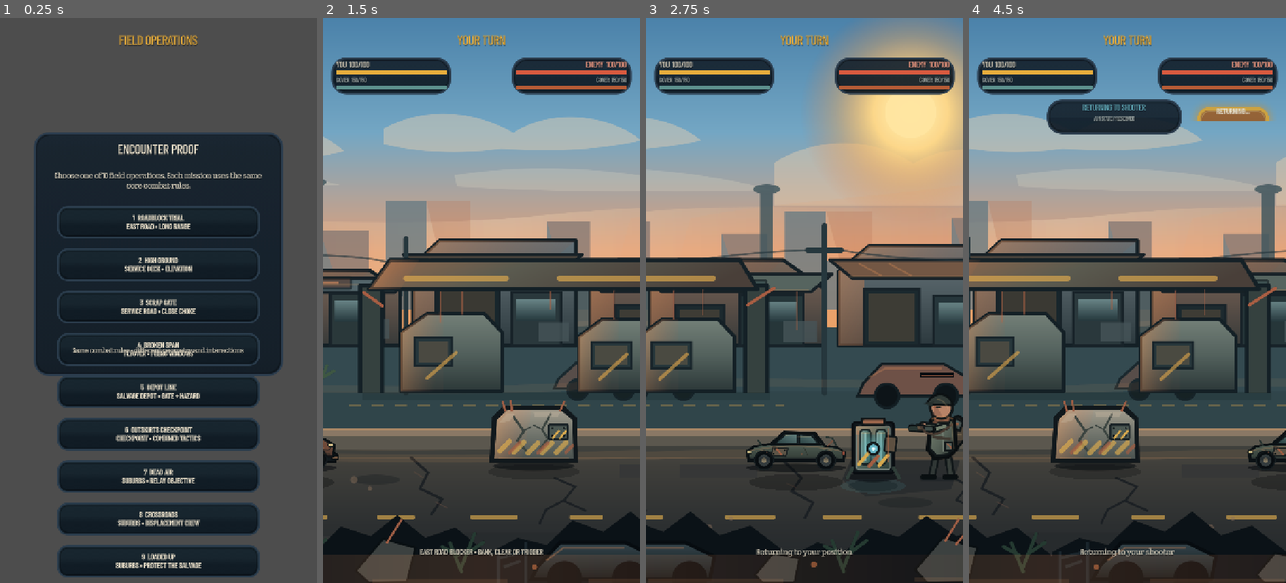
Above: before the commit, frames 1-4 (left to right).
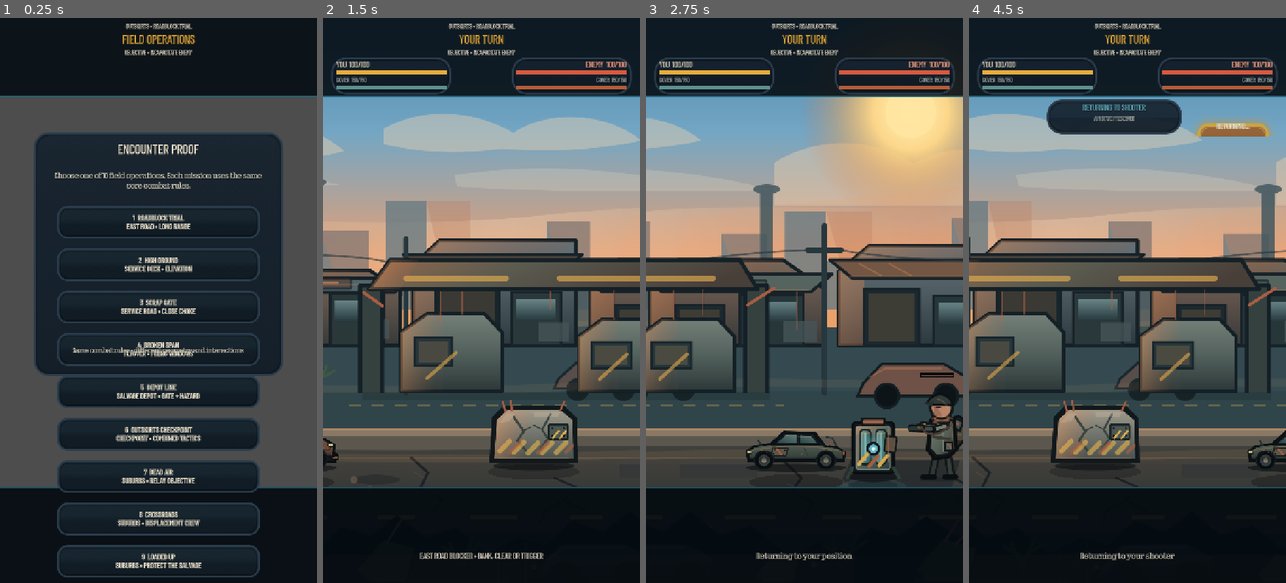
Above: after the commit, the same moments.

Repository: phantompixel-developer/FortKnocks
Game: Godot game, scene res://game/battle/battle.tscn
Two runs of this game, one before a commit and one after it. Both use one fixed random seed, a clock stepped at 60 frames per second and the inputs below. This scene is started directly instead of the project's main scene.
Inputs (mouse positions are in pixels of both pictures, inside the frame that each line leads up to):
- Up to frame 1 (0.25 s): no input
- Up to frame 2 (1.5 s): click "1 ROADBLOCK TRIAL EAST ROAD •…" at 0.5 s; click "BEGIN ENCOUNTER" at 1.25 s
- Up to frame 3 (2.75 s): move the mouse to (874, 272) at 2.02 s; click (874, 272) at 2.17 s
- Up to frame 4 (4.5 s): drag from (1064, 328) to (1111, 413) at 2.77 s; click "INSPECT ENEMY" at 3.5 s; click "RETURN TO SHOOTER" at 4.25 s

The runs differ from the first frame. In frame 1, 23% of the frame differs, in the area x 0-100%, y 0-100%; in frame 2, 23%; in frame 3, 21%; in frame 4, 24%.

Commit message:
feat: rebuild battle HUD shell around Fort Knocks visual signature

Diff:
--- a/game/battle/battle.tscn
+++ b/game/battle/battle.tscn
@@ -126,6 +126,61 @@
 grow_vertical = 2
 mouse_filter = 2
 
+[node name="TopChrome" type="ColorRect" parent="HUD/Root"]
+layout_mode = 0
+offset_right = 720.0
+offset_bottom = 180.0
+mouse_filter = 2
+color = Color(0.025, 0.055, 0.078, 0.9)
+
+[node name="TopAccent" type="ColorRect" parent="HUD/Root"]
+layout_mode = 0
+offset_top = 176.0
+offset_right = 720.0
+offset_bottom = 180.0
+mouse_filter = 2
+color = Color(0.173, 0.514, 0.62, 0.7)
+
+[node name="BottomChrome" type="ColorRect" parent="HUD/Root"]
+layout_mode = 0
+offset_top = 1062.0
+offset_right = 720.0
+offset_bottom = 1280.0
+mouse_filter = 2
+color = Color(0.02, 0.047, 0.067, 0.93)
+
+[node name="BottomAccent" type="ColorRect" parent="HUD/Root"]
+layout_mode = 0
+offset_top = 1062.0
+offset_right = 720.0
+offset_bottom = 1066.0
+mouse_filter = 2
+color = Color(0.173, 0.514, 0.62, 0.56)
+
+[node name="MissionContextLabel" type="Label" parent="HUD/Root"]
+layout_mode = 0
+offset_left = 24.0
+offset_top = 8.0
+offset_right = 696.0
+offset_bottom = 30.0
+theme_override_font_sizes/font_size = 14
+text = "OUTSKIRTS • ROADBLOCK TRIAL"
+horizontal_alignment = 1
+vertical_alignment = 1
+mouse_filter = 2
+
+[node name="MissionObjectiveLabel" type="Label" parent="HUD/Root"]
+layout_mode = 0
+offset_left = 150.0
+offset_top = 68.0
+offset_right = 570.0
+offset_bottom = 88.0
+theme_override_font_sizes/font_size = 13
+text = "OBJECTIVE • INCAPACITATE ENEMY"
+horizontal_alignment = 1
+vertical_alignment = 1
+mouse_filter = 2
+
 [node name="PlayerStatusCard" type="ColorRect" parent="HUD/Root"]
 layout_mode = 0
 offset_left = 18.0
@@ -264,11 +319,11 @@
 
 [node name="TurnLabel" type="Label" parent="HUD/Root"]
 layout_mode = 0
-offset_left = 214.0
-offset_top = 28.0
-offset_right = 506.0
-offset_bottom = 72.0
-theme_override_font_sizes/font_size = 28
+offset_left = 176.0
+offset_top = 30.0
+offset_right = 544.0
+offset_bottom = 66.0
+theme_override_font_sizes/font_size = 26
 text = "FORT KNOCKS"
 horizontal_alignment = 1
 vertical_alignment = 1
@@ -301,21 +356,21 @@
 [node name="InspectButton" type="Button" parent="HUD/Root"]
 layout_mode = 0
 offset_left = 500.0
-offset_top = 184.0
+offset_top = 220.0
 offset_right = 700.0
-offset_bottom = 238.0
+offset_bottom = 270.0
 mouse_filter = 0
 theme_override_font_sizes/font_size = 15
 text = "INSPECT ENEMY"
 
 [node name="EnemyLocatorLabel" type="Label" parent="HUD/Root"]
 layout_mode = 0
-offset_left = 198.0
-offset_top = 254.0
-offset_right = 522.0
-offset_bottom = 292.0
-theme_override_font_sizes/font_size = 19
-text = "ENEMY →  ~39m"
+offset_left = 488.0
+offset_top = 184.0
+offset_right = 702.0
+offset_bottom = 214.0
+theme_override_font_sizes/font_size = 16
+text = "RIVAL →  ~39m"
 horizontal_alignment = 1
 mouse_filter = 2
 
@@ -335,7 +390,7 @@
 offset_right = 132.0
 offset_bottom = 32.0
 theme_override_font_sizes/font_size = 14
-text = "WEAPONS"
+text = "FIELD RACK"
 horizontal_alignment = 1
 mouse_filter = 2
 
@@ -403,41 +458,77 @@
 
 [node name="ControlDeck" type="ColorRect" parent="HUD/Root"]
 layout_mode = 0
-offset_left = 100.0
-offset_top = 1084.0
-offset_right = 620.0
-offset_bottom = 1168.0
+offset_left = 82.0
+offset_top = 1080.0
+offset_right = 638.0
+offset_bottom = 1178.0
 mouse_filter = 2
 color = Color(0.105, 0.115, 0.108, 0.88)
 
 [node name="PowerLabel" type="Label" parent="HUD/Root/ControlDeck"]
 layout_mode = 0
 offset_left = 18.0
-offset_top = 10.0
-offset_right = 226.0
-offset_bottom = 40.0
-theme_override_font_sizes/font_size = 20
+offset_top = 7.0
+offset_right = 236.0
+offset_bottom = 31.0
+theme_override_font_sizes/font_size = 18
 text = "POWER —"
 horizontal_alignment = 1
 mouse_filter = 2
 
 [node name="AngleLabel" type="Label" parent="HUD/Root/ControlDeck"]
 layout_mode = 0
-offset_left = 278.0
-offset_top = 10.0
-offset_right = 486.0
-offset_bottom = 40.0
-theme_override_font_sizes/font_size = 20
+offset_left = 320.0
+offset_top = 7.0
+offset_right = 538.0
+offset_bottom = 31.0
+theme_override_font_sizes/font_size = 18
 text = "ANGLE —"
 horizontal_alignment = 1
 mouse_filter = 2
 
+[node name="PowerBarBack" type="ColorRect" parent="HUD/Root/ControlDeck"]
+layout_mode = 0
+offset_left = 18.0
+offset_top = 36.0
+offset_right = 236.0
+offset_bottom = 46.0
+mouse_filter = 2
+color = Color(0.035, 0.045, 0.052, 0.96)
+
+[node name="PowerBarFill" type="ColorRect" parent="HUD/Root/ControlDeck"]
+layout_mode = 0
+offset_left = 18.0
+offset_top = 36.0
+offset_right = 18.0
+offset_bottom = 46.0
+mouse_filter = 2
+color = Color(0.906, 0.678, 0.235, 1)
+
+[node name="AngleBarBack" type="ColorRect" parent="HUD/Root/ControlDeck"]
+layout_mode = 0
+offset_left = 320.0
+offset_top = 36.0
+offset_right = 538.0
+offset_bottom = 46.0
+mouse_filter = 2
+color = Color(0.035, 0.045, 0.052, 0.96)
+
+[node name="AngleBarFill" type="ColorRect" parent="HUD/Root/ControlDeck"]
+layout_mode = 0
+offset_left = 320.0
+offset_top = 36.0
+offset_right = 320.0
+offset_bottom = 46.0
+mouse_filter = 2
+color = Color(0.412, 0.722, 0.784, 1)
+
 [node name="LastShotLabel" type="Label" parent="HUD/Root/ControlDeck"]
 layout_mode = 0
-offset_left = 16.0
-offset_top = 48.0
-offset_right = 488.0
-offset_bottom = 70.0
+offset_left = 18.0
+offset_top = 58.0
+offset_right = 538.0
+offset_bottom = 82.0
 theme_override_font_sizes/font_size = 13
 text = "LAST SHOT —"
 horizontal_alignment = 1
@@ -595,10 +686,10 @@
 
 [node name="HintLabel" type="Label" parent="HUD/Root"]
 layout_mode = 0
-offset_left = 64.0
-offset_top = 1178.0
-offset_right = 656.0
-offset_bottom = 1242.0
+offset_left = 48.0
+offset_top = 1190.0
+offset_right = 672.0
+offset_bottom = 1248.0
 theme_override_font_sizes/font_size = 17
 text = "Preparing battle..."
 horizontal_alignment = 1
